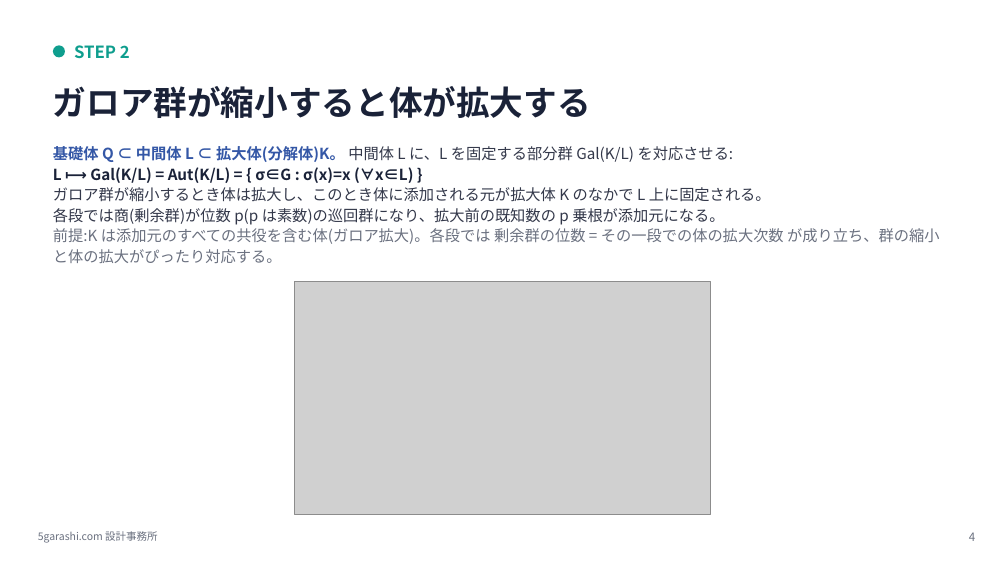
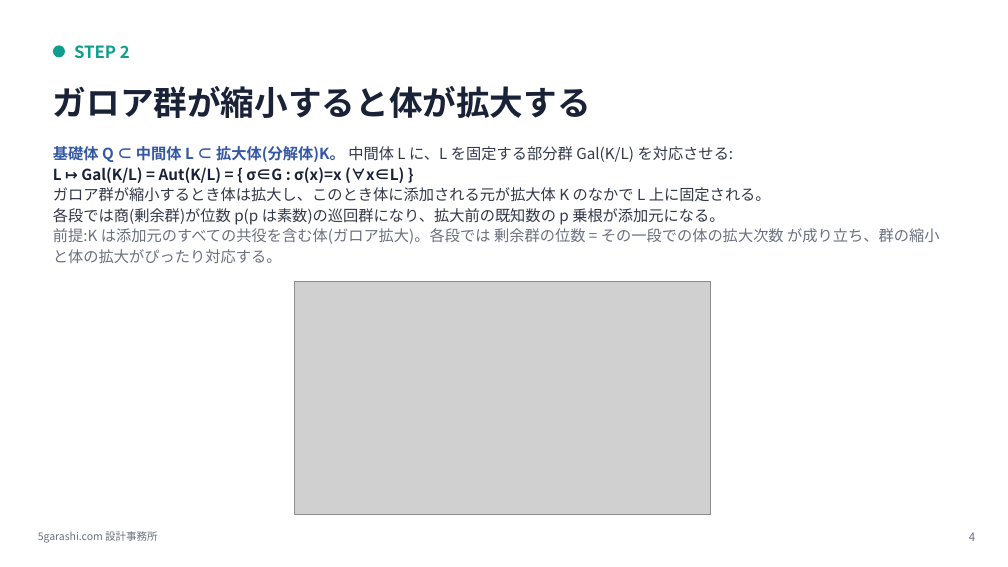
Before and after one commit to 5garashi/galois-theory-introduction, a slide deck: slide 4 of source/galois_theory_intro_ja_v1_12.pptx. Drawn at 1008x567 pixels with LibreOffice and Linux fonts; fonts in the diff are those of the drawing; grey boxes stand for pictures. Boxes give left, top, right and bottom in pixels: in the first picture for what was removed or moved away, otherwise in the second. Text is boxed around its words. In the diff, an @@ line names an element or a change of style, - is before the commit and + after.

```diff
--- a/source/galois_theory_intro_ja_v1_12.pptx
+++ b/source/galois_theory_intro_ja_v1_12.pptx
@@ text at (x1=53, y1=167, x2=404, y2=183): text changed @@
-L ⟼ Gal(K/L) = Aut(K/L) = { σ∈G : σ(x)=x (∀x∈L) }
+L ↦ Gal(K/L) = Aut(K/L) = { σ∈G : σ(x)=x (∀x∈L) }
```
Also in this commit, not shown: 1 other slide changed, 4 other files.
